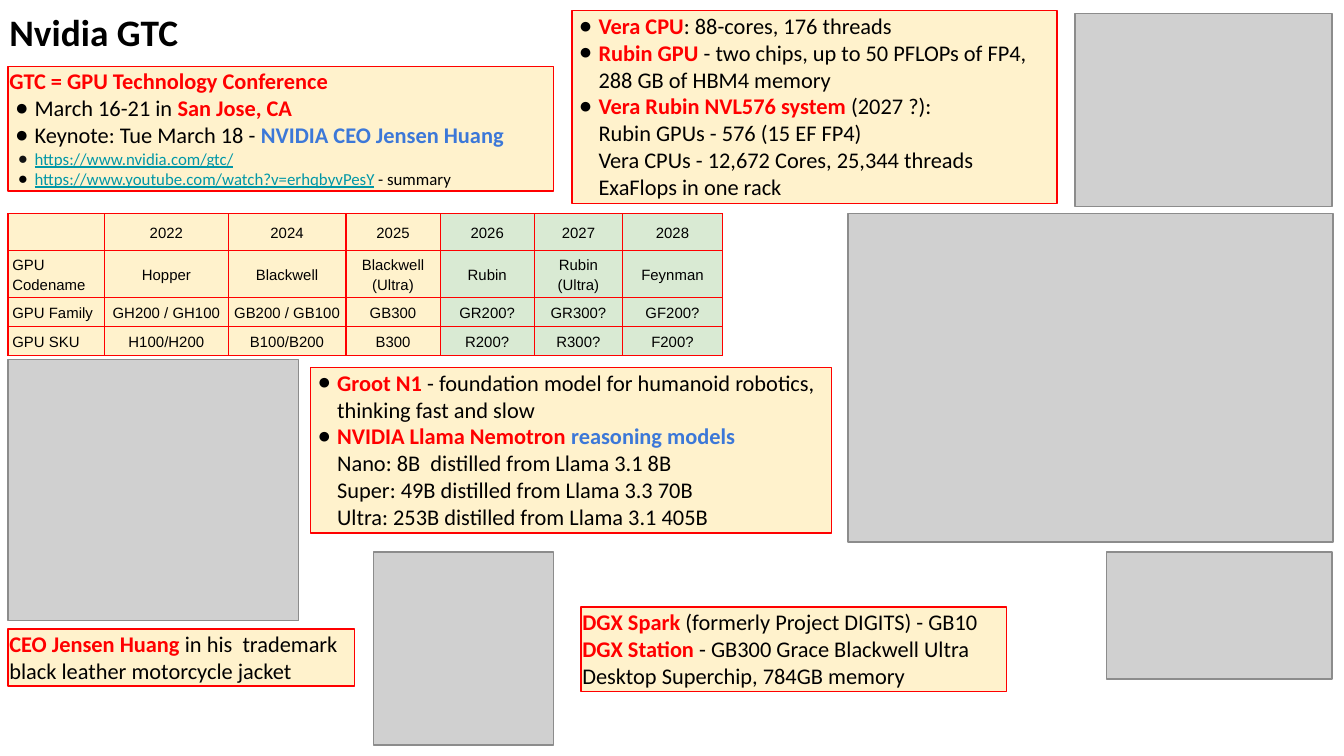
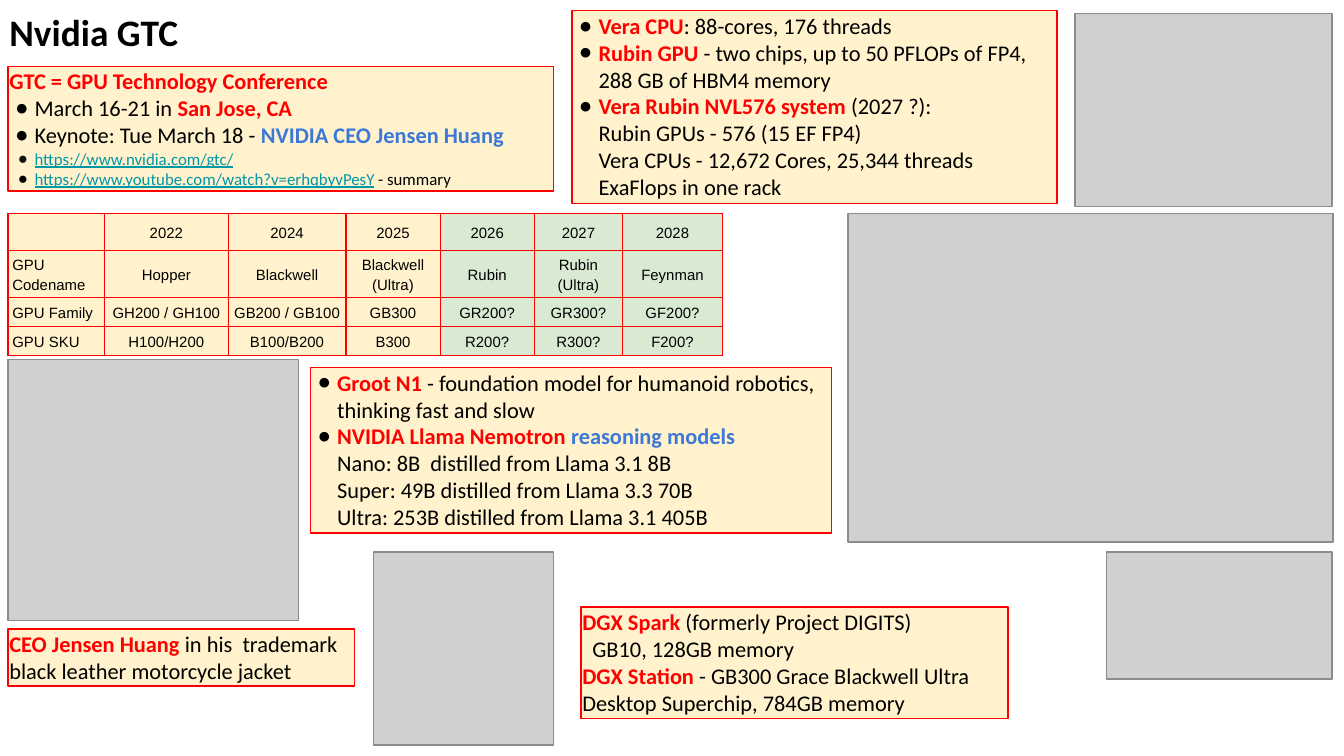
Before and after one commit to lselector/seminar, a slide deck: slide 4 of 2025/2025-03-21-AI-Updates.pptx. Drawn at 1344x756 pixels with LibreOffice and Linux fonts; fonts in the diff are those of the drawing; grey boxes stand for pictures. Boxes give left, top, right and bottom in pixels: in the first picture for what was removed or moved away, otherwise in the second. Text is boxed around its words. In the diff, an @@ line names an element or a change of style, - is before the commit and + after.

```diff
--- a/2025/2025-03-21-AI-Updates.pptx
+++ b/2025/2025-03-21-AI-Updates.pptx
@@ rectangle "DGX Spark (formerly Project DIGITS) ...": place and size @@
-rectangle "DGX Spark (formerly Project DIGITS) ..." at bbox=[581, 607, 1005, 692]
+rectangle "DGX Spark (formerly Project DIGITS) ..." at bbox=[581, 607, 1008, 719]
@@ text in rectangle at bbox=[582, 614, 911, 661]: text changed @@
-DGX Spark (formerly Project DIGITS) - GB10
+DGX Spark (formerly Project DIGITS)
+GB10, 128GB memory
```
Also in this commit, not shown: 7 other slides changed, 2 slides added.
